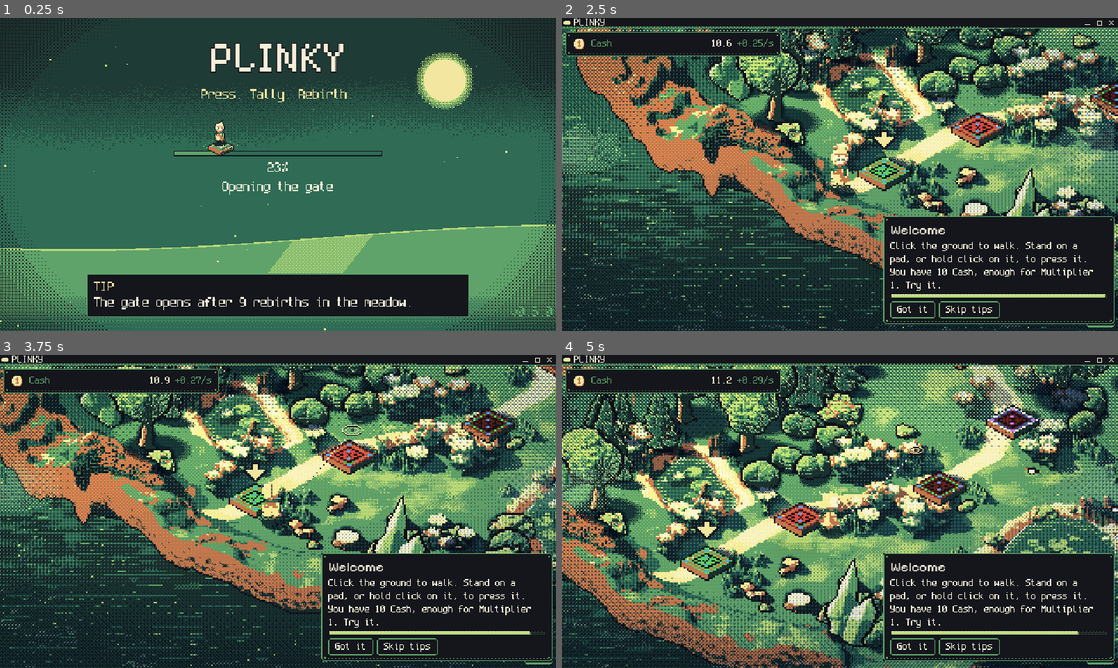
Above: before the commit, frames 1-4 (two rows, left to right).
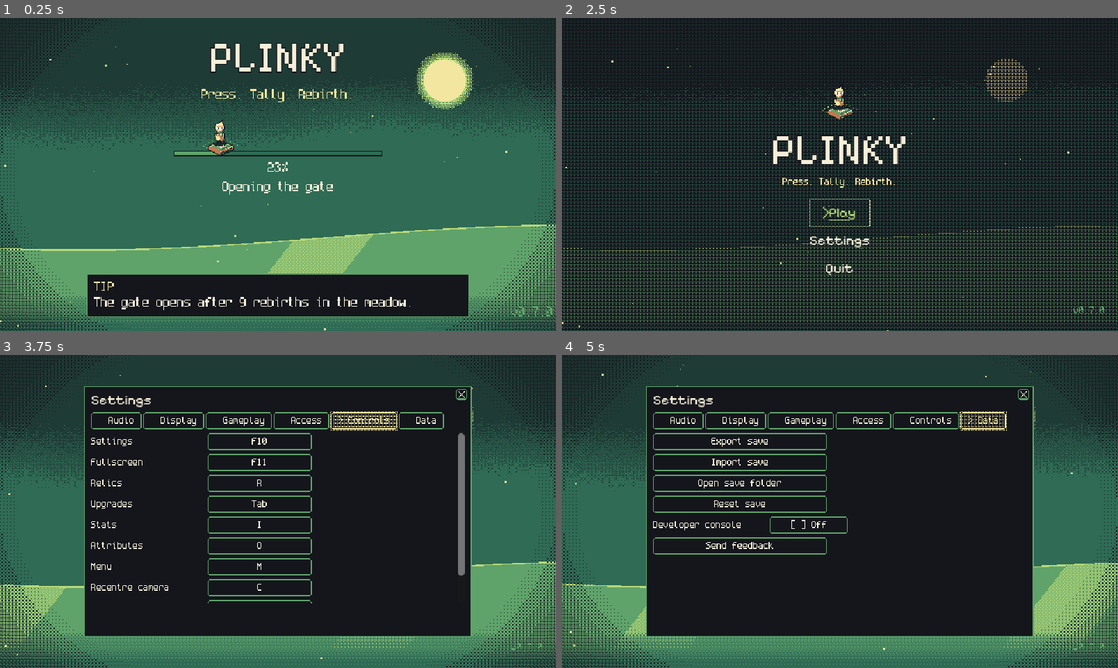
Above: after the commit, the same moments.

Repository: FreezingShock/Plinky
Game: Godot game, scene res://boot/boot.tscn
The game is run twice, just before and just after one commit, with the same random seed, the same clock (stepped at 60 frames per second) and the same inputs.
Inputs (mouse positions are in pixels of both pictures, inside the frame that each line leads up to):
- Up to frame 1 (0.25 s): no input
- Up to frame 2 (2.5 s): tap Enter (ui_accept) at 0.5, 0.77, 1.07 s; move the mouse to (962, 158) at 0.52 s; hold D 0.53-1.25 s; tap Space at 0.6 s; click (962, 158) at 0.67 s; drag from (728, 190) to (812, 237) at 1.27 s; move the mouse to (895, 105) at 2.02 s; hold D from 2.03 s (still down); tap 2 at 2.1 s; click (895, 105) at 2.17 s
- Up to frame 3 (3.75 s): release D at 2.75 s; click (278, 577) at 2.77 s; click (361, 420) at 3.5 s, where only the run after the commit has a clickable "Controls"
- Up to frame 4 (5 s): click (984, 420) at 4.25 s, where only the run after the commit has a clickable "Data"

The runs differ from the first frame. In frame 1, less than 0.1% of the frame differs, in the area x 95-97%, y 92-96%; in frame 2, 64%; in frame 3, 76%; in frame 4, 78%, in the area x 0-100%, y 0-100%.

Commit message:
Add title screen, skip flag and Esc pause menu
Co-Authored-By: Claude Sonnet 5.5 <noreply@anthropic.com>
Claude-Session: https://claude.ai/code/session_01Pmx9dSeBbH2qf6b4usJREa

Diff:
--- a/boot/boot_screen.gd
+++ b/boot/boot_screen.gd
@@ -2,8 +2,8 @@
 extends Control
 ## Boot scene and the project's main scene. Shows the animated backdrop, logo, the walker walking along a
 ## progress bar, and rotating tips. The bar is driven by threaded loading of the game's scenes. When loading
-## has finished and the screen has been up for MIN_SHOW_SECONDS, it dissolves to main.tscn using the
-## already loaded resource.
+## has finished and the screen has been up for MIN_SHOW_SECONDS, it dissolves to the title screen (or straight to
+## main.tscn with --skip-title) using the already loaded resource.
 
 const GAME_SCENE: String = "res://main.tscn"
 const MEADOW_SCENE: String = "res://world/meadow3d_scene.tscn"
@@ -266,9 +266,13 @@
 		_phase = Phase.FAILED
 		push_error("Boot: %s did not load as a PackedScene" % GAME_SCENE)
 		return
+	# Dev and test launches (--skip-title) go straight into the game; everyone else lands on the title screen.
+	var skip: bool = TitleScreen.skip_requested()
+	TitleScreen.game_scene = game
+	var next: PackedScene = game if skip else (load(TitleScreen.TITLE_SCENE) as PackedScene)
 	var tween := create_tween()
 	tween.tween_method(_bg.set_dissolve, 0.0, 1.0, DISSOLVE_SECONDS)
-	tween.tween_callback(func() -> void: get_tree().change_scene_to_packed(game))
+	tween.tween_callback(func() -> void: get_tree().change_scene_to_packed(next))
 
 
 func _animate_walker(delta: float) -> void:
--- /dev/null
+++ b/boot/title_screen.gd
@@ -0,0 +1,198 @@
+class_name TitleScreen
+extends Control
+## The title screen, between the boot screen and the game: the animated meadow backdrop, the logo, the walker, and
+## three text buttons (Play or Continue, Settings, Quit) with the version in the corner. Boot hands over the
+## already loaded game scene through `game_scene`, so Play is instant. Quit to title from the pause menu comes
+## back here too.
+##
+## Dev and test launches skip this screen: pass `-- --skip-title` after the engine arguments, or set the
+## environment variable PLINKY_SKIP_TITLE. The CI smoke test and every tool that boots the real project use it.
+
+const GAME_SCENE: String = "res://main.tscn"
+const TITLE_SCENE: String = "res://boot/title_screen.tscn"
+const THEME_PATH: String = "res://theme/plinky_theme.tres"
+const SKIP_ARG: String = "--skip-title"
+const SKIP_ENV: String = "PLINKY_SKIP_TITLE"
+const SAVE_PATH: String = "user://save.json"
+const BODY_FONT: FontFile = preload("res://fonts/spleen-6x12.fnt")
+const DISPLAY_FONT: FontFile = preload("res://fonts/PixelifySans.ttf")
+const WALKER_SHEET: Texture2D = preload("res://assets/brand/walker-press-sheet-1x.png")
+const WALKER_CELL: int = 64
+const WALKER_FRAME_COUNT: int = 8
+const WALKER_FPS: float = 8.0
+const FADE_SECONDS: float = 0.5
+
+## Set by the boot screen (or loaded on demand) so Play does not wait on disk.
+static var game_scene: PackedScene
+
+var _bg: BootBackground
+var _walker_tex: AtlasTexture
+var _walk_t: float = 0.0
+var _starting: bool = false
+var _settings_host: Control
+var _settings: DisplayPanel
+var _play: MenuTextButton
+var _settings_button: MenuTextButton
+var _quit: MenuTextButton
+var _pal: PackedColorArray
+
+
+## True when this launch should go straight into the game (dev and test launches).
+static func skip_requested() -> bool:
+	return OS.get_cmdline_user_args().has(SKIP_ARG) or OS.has_environment(SKIP_ENV)
+
+
+## The game scene, from boot's handover or from disk.
+static func game_packed() -> PackedScene:
+	if game_scene == null:
+		game_scene = load(GAME_SCENE) as PackedScene
+	return game_scene
+
+
+## Play reads "Continue" when there is a save to continue.
+static func play_label() -> String:
+	return "Continue" if FileAccess.file_exists(SAVE_PATH) else "Play"
+
+
+## Leave the game for the title screen (the pause menu's Quit to title).
+static func go_to_title(tree: SceneTree) -> void:
+	tree.change_scene_to_file(TITLE_SCENE)
+
+
+func _ready() -> void:
+	set_anchors_and_offsets_preset(Control.PRESET_FULL_RECT)
+	mouse_filter = Control.MOUSE_FILTER_IGNORE
+	theme = load(THEME_PATH) as Theme
+	texture_filter = CanvasItem.TEXTURE_FILTER_NEAREST
+	_pal = Palettes.colors(Palettes.MEADOW)
+	RelicStyle.set_palette(_pal)
+	SettingsRegistry.apply_all()
+	_bg = BootBackground.new()
+	add_child(_bg)
+	add_child(BootMotes.new())
+	_build_column()
+	_build_settings()
+	# Fade in from ink, the mirror of the boot screen's dissolve.
+	if not (FxConfig.reduce_flashing or MeadowLife.reduce_motion):
+		_bg.set_dissolve(1.0)
+		var tween := create_tween()
+		tween.tween_method(_bg.set_dissolve, 1.0, 0.0, FADE_SECONDS)
+	_play.grab_focus()
+
+
+func _build_column() -> void:
+	var column := VBoxContainer.new()
+	column.set_anchors_and_offsets_preset(Control.PRESET_FULL_RECT)
+	column.alignment = BoxContainer.ALIGNMENT_CENTER
+	column.add_theme_constant_override("separation", 2)
+	column.mouse_filter = Control.MOUSE_FILTER_IGNORE
+	add_child(column)
+
+	var walker := TextureRect.new()
+	_walker_tex = AtlasTexture.new()
+	_walker_tex.atlas = WALKER_SHEET
+	_walker_tex.region = Rect2(0, 0, WALKER_CELL, WALKER_CELL)
+	walker.texture = _walker_tex
+	walker.custom_minimum_size = Vector2(WALKER_CELL, WALKER_CELL)
+	walker.size_flags_horizontal = Control.SIZE_SHRINK_CENTER
+	walker.stretch_mode = TextureRect.STRETCH_KEEP
+	walker.mouse_filter = Control.MOUSE_FILTER_IGNORE
+	column.add_child(walker)
+
+	column.add_child(_label("PLINKY", DISPLAY_FONT, 48, _pal[7], 4))
+	column.add_child(_label("Press. Tally. Rebirth.", BODY_FONT, -1, _pal[5], 1))
+	var gap := Control.new()
+	gap.custom_minimum_size = Vector2(1.0, 10.0)
+	gap.mouse_filter = Control.MOUSE_FILTER_IGNORE
+	column.add_child(gap)
+
+	_play = _button(play_label(), _pal[4], _on_play)
+	_settings_button = _button("Settings", _pal[5], _open_settings)
+	_quit = _button("Quit", _pal[5], _on_quit)
+	for b: MenuTextButton in [_play, _settings_button, _quit]:
+		column.add_child(b)
+
+	var ver := Label.new()
+	ver.text = BuildInfo.string()
+	ver.add_theme_font_override("font", BODY_FONT)
+	ver.add_theme_color_override("font_color", _pal[3])
+	ver.add_theme_color_override("font_outline_color", _pal[0])
+	ver.add_theme_constant_override("outline_size", 1)
+	ver.mouse_filter = Control.MOUSE_FILTER_IGNORE
+	ver.set_anchors_and_offsets_preset(Control.PRESET_BOTTOM_RIGHT, Control.PRESET_MODE_MINSIZE, 6)
+	add_child(ver)
+
+
+func _label(text: String, font: Font, size: int, color: Color, outline: int) -> Label:
+	var l := Label.new()
+	l.text = text
+	l.horizontal_alignment = HORIZONTAL_ALIGNMENT_CENTER
+	l.add_theme_font_override("font", font)
+	if size > 0:
+		l.add_theme_font_size_override("font_size", size)
+	l.add_theme_color_override("font_color", color)
+	l.add_theme_color_override("font_outline_color", _pal[0])
+	l.add_theme_constant_override("outline_size", outline)
+	l.mouse_filter = Control.MOUSE_FILTER_IGNORE
+	return l
+
+
+func _button(text: String, accent: Color, on_press: Callable) -> MenuTextButton:
+	var b := MenuTextButton.new()
+	b.label = text
+	b.rest_color = _pal[7]
+	b.accent_color = accent
+	b.size_flags_horizontal = Control.SIZE_SHRINK_CENTER
+	b.pressed.connect(on_press)
+	return b
+
+
+## The same settings panel the game uses, hosted over the title.
+func _build_settings() -> void:
+	_settings_host = Control.new()
+	_settings_host.set_anchors_and_offsets_preset(Control.PRESET_FULL_RECT)
+	_settings_host.mouse_filter = Control.MOUSE_FILTER_IGNORE
+	add_child(_settings_host)
+	_settings = DisplayPanel.new()
+	_settings_host.add_child(_settings)
+	_settings.bind(get_window())
+	CloseX.attach(_settings, _settings.close)
+
+
+func _open_settings() -> void:
+	_settings.open()
+
+
+func settings_open() -> bool:
+	return _settings != null and _settings.visible
+
+
+func _on_play() -> void:
+	if _starting:
+		return
+	var game: PackedScene = game_packed()
+	if game == null:
+		push_error("Title: %s did not load" % GAME_SCENE)
+		return
+	_starting = true
+	_settings.close()
+	var tween := create_tween()
+	tween.tween_method(_bg.set_dissolve, 0.0, 1.0, FADE_SECONDS)
+	tween.tween_callback(func() -> void: get_tree().change_scene_to_packed(game))
+
+
+func _on_quit() -> void:
+	get_tree().quit()
+
+
+## Esc closes the settings panel first; with nothing open it does nothing (Quit is a button on purpose).
+func _unhandled_input(event: InputEvent) -> void:
+	if event.is_action_pressed(&"plinky_back") and settings_open():
+		_settings.close()
+		get_viewport().set_input_as_handled()
+
+
+func _process(delta: float) -> void:
+	_walk_t += delta
+	var frame: int = int(_walk_t * WALKER_FPS) % WALKER_FRAME_COUNT
+	_walker_tex.region = Rect2(frame * WALKER_CELL, 0, WALKER_CELL, WALKER_CELL)
--- /dev/null
+++ b/boot/title_screen.tscn
@@ -0,0 +1,12 @@
+[gd_scene load_steps=2 format=3]
+
+[ext_resource type="Script" path="res://boot/title_screen.gd" id="1"]
+
+[node name="Title" type="Control"]
+layout_mode = 3
+anchors_preset = 15
+anchor_right = 1.0
+anchor_bottom = 1.0
+grow_horizontal = 2
+grow_vertical = 2
+script = ExtResource("1")
--- a/core/build_info.gd
+++ b/core/build_info.gd
@@ -3,7 +3,7 @@
 ## Single source of truth for the game version (docs/versioning.md). Shown on the boot screen and the Update Log, stamped on feedback notes. Keep in step with the
 ## export presets' file_version / short_version and the release tag.
 
-const VERSION: String = "0.6.0"
+const VERSION: String = "0.7.0"
 
 const CHANGELOG_PATH: String = "res://CHANGELOG.md"
 
--- a/main.gd
+++ b/main.gd
@@ -189,9 +189,10 @@
 		_toggle_feedback()
 		get_viewport().set_input_as_handled()
 	elif event.is_action_pressed(&"plinky_back"):
-		var any: bool = menus.close_all()
-		if any:
-			get_viewport().set_input_as_handled()
+		# Esc closes whatever is open; with nothing open it opens the hamburger menu as the pause menu.
+		if not menus.close_all():
+			menus.open(&"gallery")
+		get_viewport().set_input_as_handled()
 
 
 ## Menus without a mouse: while a panel is open the walker stands still and focus lands on its first control.
@@ -554,6 +555,9 @@
 	hud.keep_centered(update_log)
 	gallery.is_locked = _section_locked
 	gallery.chosen.connect(_on_gallery_chosen)
+	gallery.resume_requested.connect(func() -> void: menus.close(&"gallery"))
+	gallery.quit_to_title_requested.connect(_quit_to_title)
+	gallery.quit_game_requested.connect(_quit_game)
 	menus.register(&"gallery", func() -> bool: return gallery.visible, func() -> void: gallery.visible = true, func() -> void: gallery.visible = false)
 	menus.register(&"log", func() -> bool: return update_log.visible, func() -> void: update_log.visible = true, func() -> void: update_log.visible = false)
 	CloseX.attach(gallery, func() -> void: menus.close(&"gallery"))
@@ -566,6 +570,17 @@
 	CloseX.attach(feedback_panel, feedback_panel.close)
 
 
+## Pause menu footer. Both save first; the quit-to-title also lets the next boot show the title again.
+func _quit_to_title() -> void:
+	Save.save_game()
+	TitleScreen.go_to_title(get_tree())
+
+
+func _quit_game() -> void:
+	Save.save_game()
+	get_tree().quit()
+
+
 ## A gallery tile was picked: open that section (the router closes the gallery), or show Travel in the zone panel.
 func _on_gallery_chosen(kind: StringName) -> void:
 	if kind == &"travel":
--- a/tests/run.gd
+++ b/tests/run.gd
@@ -45,6 +45,7 @@
 	"res://tests/test_expand_chip.gd",
 	"res://tests/test_menus.gd",
 	"res://tests/test_gallery.gd",
+	"res://tests/test_title.gd",
 ]
 
 
--- /dev/null
+++ b/tests/test_title.gd
@@ -0,0 +1,64 @@
+extends RefCounted
+## Title screen, its skip flag, the pause menu footer, the animated text buttons and the icon-only gallery tiles.
+
+func run(t: Object) -> void:
+	# Skip flag: the env var works anywhere (the CI smoke test uses the --skip-title user arg).
+	t.ok(TitleScreen.SKIP_ARG == "--skip-title", "the skip flag is --skip-title")
+	OS.unset_environment(TitleScreen.SKIP_ENV)
+	if not OS.get_cmdline_user_args().has(TitleScreen.SKIP_ARG):
+		t.ok(not TitleScreen.skip_requested(), "no flag, no skip")
+	OS.set_environment(TitleScreen.SKIP_ENV, "1")
+	t.ok(TitleScreen.skip_requested(), "the env var skips the title")
+	OS.unset_environment(TitleScreen.SKIP_ENV)
+	t.ok(["Play", "Continue"].has(TitleScreen.play_label()), "the main button reads Play or Continue")
+	t.ok(ResourceLoader.exists(TitleScreen.TITLE_SCENE) and ResourceLoader.exists(TitleScreen.GAME_SCENE), "title and game scenes exist")
+
+	# Text button maths.
+	t.eq(MenuTextButton.nudge_px(0.0), 0, "a resting text button is not nudged")
+	t.eq(MenuTextButton.nudge_px(1.0), MenuTextButton.NUDGE, "a hovered one nudges fully")
+	t.eq(MenuTextButton.nudge_px(5.0), MenuTextButton.NUDGE, "nudge is clamped")
+	t.eq(MenuTextButton.underline_px(100.0, 0.5), 50, "the underline sweeps out in whole texels")
+	t.eq(MenuTextButton.underline_px(100.0, 0.0), 0, "no underline at rest")
+
+	var root: Node = (t as SceneTree).root
+	var b := MenuTextButton.new()
+	b.label = "Resume"
+	root.add_child(b)
+	var w0: float = b.custom_minimum_size.x
+	b.accent_color = Color.RED
+	b._process(0.05)
+	t.ok(b.t == 0.0, "an unhovered button stays at rest")
+	b.t = 1.0
+	b.queue_redraw()
+	t.eq(b.custom_minimum_size.x, w0, "hover never changes a text button's size")
+	b.free()
+
+	# Gallery: icon tiles stay, text actions are separate, and each fires its signal.
+	var g := GalleryMenu.new()
+	root.add_child(g)
+	t.ok(g.resume_button() != null, "the menu has a Resume button")
+	var seen: Array = []
+	g.resume_requested.connect(func() -> void: seen.append("resume"))
+	g.quit_to_title_requested.connect(func() -> void: seen.append("title"))
+	g.quit_game_requested.connect(func() -> void: seen.append("quit"))
+	var actions: Array[MenuTextButton] = []
+	_collect(g, actions)
+	t.eq(actions.size(), 3, "Resume, Quit to title and Quit game")
+	for a: MenuTextButton in actions:
+		a.pressed.emit()
+	t.eq(seen, ["resume", "title", "quit"], "each action emits its own signal")
+
+	# Tiles are icon-only at rest and never change size when the label opens.
+	var tile: GalleryTile = g.tile(&"stats")
+	t.eq(tile.label_t, 0.0, "a resting tile shows no label")
+	var size_before: Vector2 = tile.custom_minimum_size
+	tile.label_t = 1.0
+	t.eq(tile.custom_minimum_size, size_before, "an open tile label never shifts layout")
+	g.free()
+
+
+func _collect(n: Node, out: Array[MenuTextButton]) -> void:
+	if n is MenuTextButton:
+		out.append(n as MenuTextButton)
+	for c: Node in n.get_children():
+		_collect(c, out)
--- a/ui/fx/gallery_tile.gd
+++ b/ui/fx/gallery_tile.gd
@@ -1,8 +1,10 @@
 class_name GalleryTile
 extends PixelButton
 ## One big tile in the gallery menu: a 32 texel icon over a label. Hover or focus lifts the icon two or three
-## texels in steps with a small shadow under it; press sinks like every other button. The lift eases per frame
-## (no tweens), so sweeping the mouse across the grid never stacks animations.
+## texels in steps with a small shadow under it; press sinks like every other button. The tile is icon-only at
+## rest: its label types in beneath the icon on hover or focus, the same reveal as the bottom bar chips (ExpandChip),
+## and the tile never changes size. The lift and the label ease per frame (no tweens), so sweeping the mouse across
+## the grid never stacks animations.
 
 const W: float = 74.0
 const H: float = 62.0
@@ -14,6 +16,9 @@
 var label: String = ""
 var big_icon: Texture2D
 var lift_t: float = 0.0
+## 0 label hidden .. 1 fully typed in. Read by tests.
+var label_t: float = 0.0
+var _settle: float = 0.0
 
 
 func _ready() -> void:
@@ -30,14 +35,16 @@
 func _process(delta: float) -> void:
 	super._process(delta)
 	var want: float = 1.0 if ((is_hovered() or has_focus()) and not disabled) else 0.0
-	if FxConfig.reduce_flashing or MeadowLife.reduce_motion:
-		if want != lift_t:
-			lift_t = want
-			queue_redraw()
-		return
-	var n: float = move_toward(lift_t, want, LIFT_SPEED * delta)
-	if n != lift_t:
+	var calm: bool = FxConfig.reduce_flashing or MeadowLife.reduce_motion
+	var n: float = want if calm else move_toward(lift_t, want, LIFT_SPEED * delta)
+	# The label also shows on a locked tile, so a greyed icon can say "Locked".
+	var want_label: float = 1.0 if (is_hovered() or has_focus()) else 0.0
+	var before: float = label_t
+	var ln: float = want_label if calm else ExpandChip.step_progress(label_t, want_label, delta)
+	_settle = _settle + delta if (ln >= 1.0 and before >= 1.0) else 0.0
+	if n != lift_t or ln != label_t or ln > 0.0 and ln < 1.0:
 		lift_t = n
+		label_t = ln
 		queue_redraw()
 
 
@@ -53,6 +60,8 @@
 	var font: Font = get_theme_font(&"font")
 	var fs: int = get_theme_font_size(&"font_size")
 	var col: Color = RelicStyle.dim if disabled else (RelicStyle.ink if get_draw_mode() == DRAW_PRESSED or get_draw_mode() == DRAW_HOVER_PRESSED else (RelicStyle.accent if lift > 0 else RelicStyle.text))
-	var shown: String = label if not disabled else "Locked"
+	var shown: String = ExpandChip.reveal(label if not disabled else "Locked", label_t, int(Time.get_ticks_msec() / ExpandChip.TICK_MS), _settle, FxConfig.reduce_flashing or MeadowLife.reduce_motion)
+	if shown == "":
+		return
 	var tw: float = font.get_string_size(shown, HORIZONTAL_ALIGNMENT_LEFT, -1.0, fs).x
 	font.draw_string(get_canvas_item(), Vector2(floorf((size.x - tw) * 0.5), H - 8.0), shown, HORIZONTAL_ALIGNMENT_LEFT, -1.0, fs, col)
--- /dev/null
+++ b/ui/fx/menu_text_button.gd
@@ -0,0 +1,78 @@
+class_name MenuTextButton
+extends PixelButton
+## Plain text button for the title screen and the pause menu (Resume, Quit to title, Quit game). Deliberately not
+## a framed chip: no box, just Pixelify Sans text that, on hover or focus, turns to its accent colour, nudges
+## right as a ">" marker slides in, and gets an underline that sweeps out. Everything is a per-frame ease on whole
+## texels (no tweens), so sweeping across a stack of buttons never queues animations, and the button's size never
+## changes. Reduce motion / flashing snaps instead of easing.
+
+const FONT: FontFile = preload("res://fonts/PixelifySans.ttf")
+const FONT_SIZE: int = 16
+const SPEED: float = 9.0
+const NUDGE: int = 4
+const PAD_X: float = 14.0
+const PAD_Y: float = 5.0
+
+## The label, drawn by this button (the Button's own text stays empty).
+var label: String = "":
+	set(v):
+		label = v
+		_fit()
+## Colour at rest, and colour while hovered, focused or pressed. Role colours from RelicStyle, set by the owner.
+var rest_color: Color = RelicStyle.text
+var accent_color: Color = RelicStyle.accent
+## 0 resting .. 1 fully hovered. Read by tests.
+var t: float = 0.0
+
+
+func _ready() -> void:
+	super._ready()
+	text = ""
+	flat = true
+	for s: StringName in [&"normal", &"hover", &"pressed", &"disabled"]:
+		add_theme_stylebox_override(s, StyleBoxEmpty.new())
+	focus_mode = Control.FOCUS_ALL
+	_fit()
+
+
+func _fit() -> void:
+	var w: float = FONT.get_string_size(label, HORIZONTAL_ALIGNMENT_LEFT, -1.0, FONT_SIZE).x
+	var h: float = ceilf(FONT.get_height(FONT_SIZE))
+	custom_minimum_size = Vector2(ceilf(w) + PAD_X * 2.0 + float(NUDGE) * 2.0, h + PAD_Y * 2.0)
+	queue_redraw()
+
+
+## Pure: x offset in whole texels for a progress.
+static func nudge_px(p: float) -> int:
+	return roundi(clampf(p, 0.0, 1.0) * float(NUDGE))
+
+
+## Pure: width of the underline for a progress, in whole texels.
+static func underline_px(text_w: float, p: float) -> int:
+	return floori(text_w * clampf(p, 0.0, 1.0))
+
+
+func _process(delta: float) -> void:
+	super._process(delta)
+	var want: float = 1.0 if ((is_hovered() or has_focus()) and not disabled) else 0.0
+	var n: float = want if (FxConfig.reduce_flashing or MeadowLife.reduce_motion) else move_toward(t, want, SPEED * delta)
+	if n != t:
+		t = n
+		queue_redraw()
+
+
+func _draw() -> void:
+	super._draw()
+	var fs: int = FONT_SIZE
+	var tw: float = FONT.get_string_size(label, HORIZONTAL_ALIGNMENT_LEFT, -1.0, fs).x
+	var down: bool = get_draw_mode() == DRAW_PRESSED or get_draw_mode() == DRAW_HOVER_PRESSED
+	var col: Color = RelicStyle.dim if disabled else rest_color.lerp(accent_color, 1.0 if t > 0.0 else 0.0)
+	var x: float = PAD_X + float(NUDGE) + float(nudge_px(t))
+	var base: float = PAD_Y + FONT.get_ascent(fs) + (1.0 if down else 0.0)
+	FONT.draw_string(get_canvas_item(), Vector2(x, base), label, HORIZONTAL_ALIGNMENT_LEFT, -1.0, fs, col)
+	if t > 0.0:
+		# ">" marker slides in from the left; underline sweeps out beneath the text.
+		var mx: float = PAD_X - 2.0 + float(nudge_px(t)) * 0.5
+		FONT.draw_string(get_canvas_item(), Vector2(mx, base), ">", HORIZONTAL_ALIGNMENT_LEFT, -1.0, fs, Color(col, clampf(t * 2.0, 0.0, 1.0)))
+		var uy: float = base + 3.0
+		draw_rect(Rect2(x, uy, float(underline_px(tw, t)), 1.0), col)
--- a/ui/gallery_menu.gd
+++ b/ui/gallery_menu.gd
@@ -1,11 +1,15 @@
 class_name GalleryMenu
 extends PanelContainer
-## The hamburger menu: a gallery of big icon tiles, one per section, with the build version in the header.
+## The hamburger menu, which is also the Esc / pause menu: a gallery of icon tiles (labels type in on hover), one per section, with the build version in the header.
 ## Picking a tile emits `chosen(kind)`; Main routes it through MenuRouter (so the gallery closes and the section
 ## opens) and the shared CloseX closes this one. Tiles are ordinary focusable buttons, so arrows, d-pad, Enter and
 ## pad A all work, and Main's menu focus drops focus onto the first tile when it opens.
 
 signal chosen(kind: StringName)
+## Footer actions. Main wires them (Resume closes the menu; the quits save first).
+signal resume_requested
+signal quit_to_title_requested
+signal quit_game_requested
 
 const COLUMNS: int = 4
 const GAP: int = 4
@@ -24,6 +28,7 @@
 var is_locked: Callable = Callable()
 var _tiles: Dictionary = {}   # kind -> GalleryTile
 var _clock: float = 0.0
+var _resume: MenuTextButton
 
 
 func _init() -> void:
@@ -64,10 +69,33 @@
 		grid.add_child(tile)
 		_tiles[k] = tile
 	v.add_child(PanelDivider.new(2))
+	# Text actions, kept visually apart from the icon tiles: Resume in the good green, the quits in the accent.
+	var actions := HBoxContainer.new()
+	actions.alignment = BoxContainer.ALIGNMENT_CENTER
+	actions.add_theme_constant_override("separation", 4)
+	v.add_child(actions)
+	_resume = _action("Resume", RelicStyle.good, func() -> void: resume_requested.emit())
+	actions.add_child(_resume)
+	actions.add_child(_action("Quit to title", RelicStyle.accent, func() -> void: quit_to_title_requested.emit()))
+	actions.add_child(_action("Quit game", RelicStyle.accent, func() -> void: quit_game_requested.emit()))
 	var hint := Label.new()
-	hint.text = "Pick a section. Esc closes."
+	hint.text = "Esc resumes."
+	hint.horizontal_alignment = HORIZONTAL_ALIGNMENT_CENTER
 	hint.add_theme_color_override("font_color", RelicStyle.dim)
 	v.add_child(hint)
+
+
+func _action(text: String, accent: Color, on_press: Callable) -> MenuTextButton:
+	var b := MenuTextButton.new()
+	b.label = text
+	b.rest_color = RelicStyle.text
+	b.accent_color = accent
+	b.pressed.connect(on_press)
+	return b
+
+
+func resume_button() -> MenuTextButton:
+	return _resume
 
 
 static func version_text() -> String:
Not shown, added: boot/title_screen.gd.uid
Not shown, added: core/mastery.gd.uid
Not shown, added: core/stat_index.gd.uid
Not shown, added: data/area_def.gd.uid
Not shown, added: data/mastery_config.gd.uid
Not shown, changed: export_presets.cfg
Not shown, added: render/shaders/ground_fog.gdshader.uid
Not shown, added: render/shaders/ground_light.gdshader.uid
Not shown, added: render/shaders/light_grade.gdshader.uid
Not shown, added: tests/test_expand_chip.gd.uid
Not shown, added: tests/test_gallery.gd.uid
Not shown, added: tests/test_index_panel.gd.uid
(and 29 more such lines)
